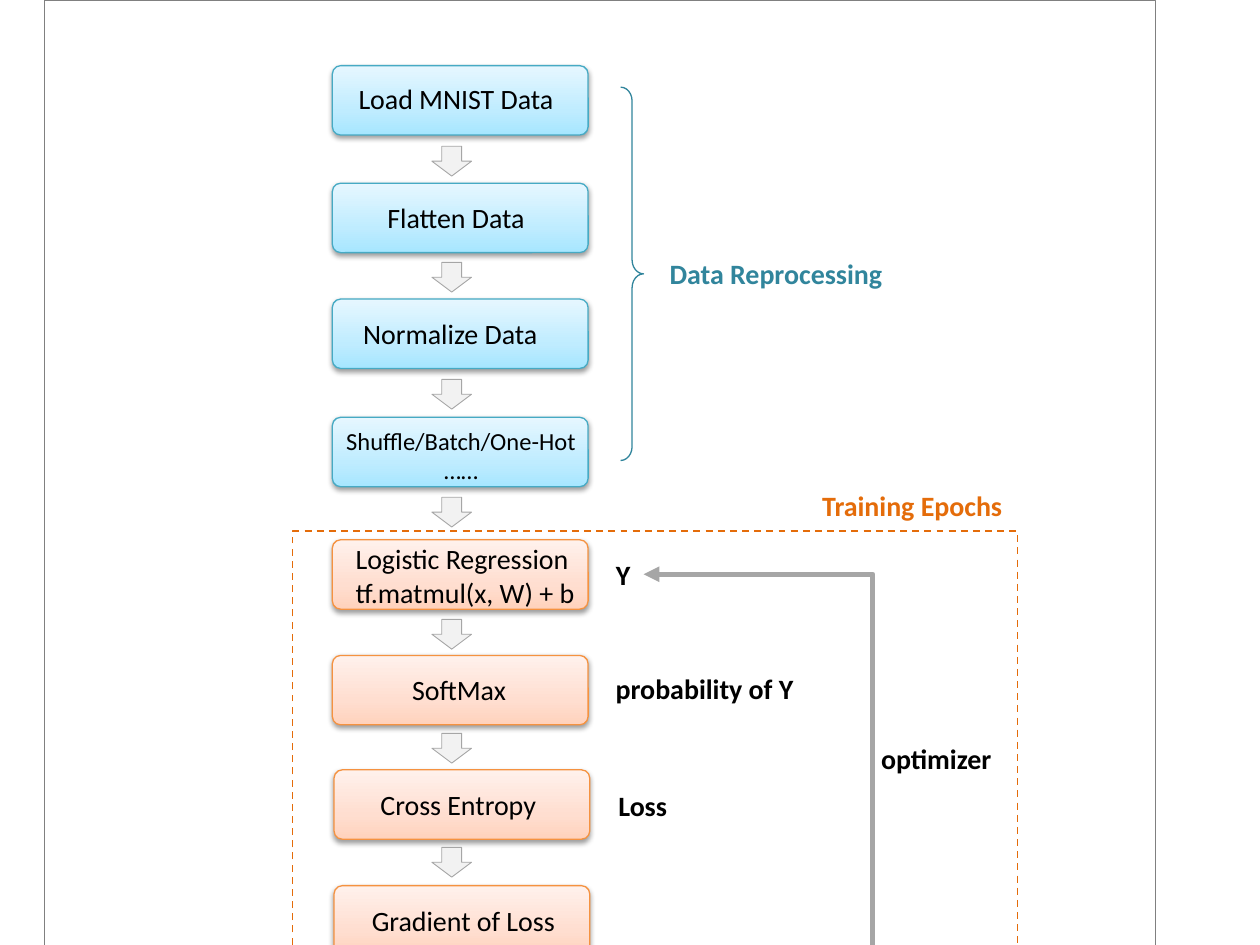
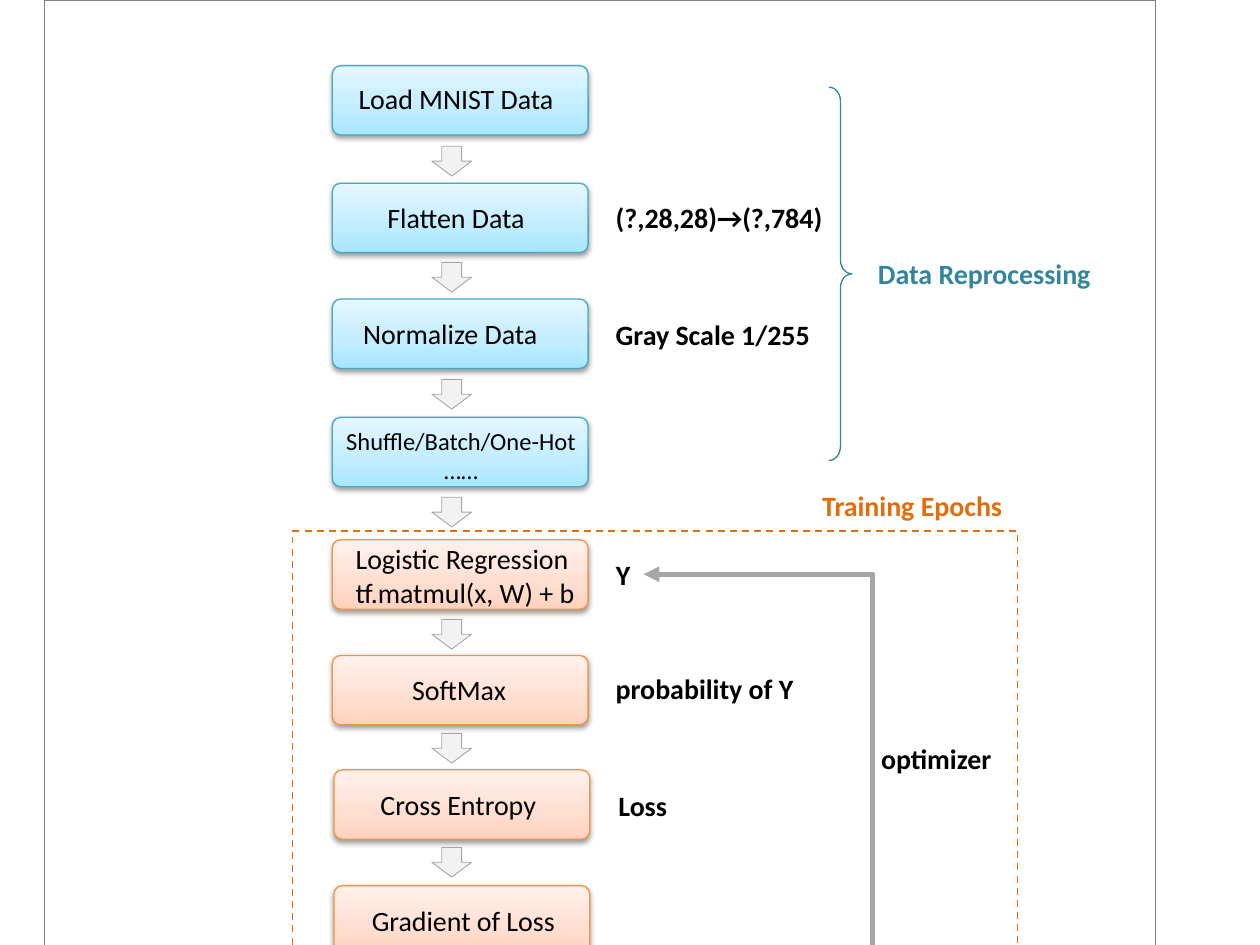
Before and after one commit to zhamppx97/TensorFlow.NET-Tutorials, a slide deck: slide 19 of ppt/tf.reduce_mean.pptx. Drawn at 1260x945 pixels with LibreOffice and Linux fonts; fonts in the diff are those of the drawing. Boxes give left, top, right and bottom in pixels: in the first picture for what was removed or moved away, otherwise in the second. Text is boxed around its words. In the diff, an @@ line names an element or a change of style, - is before the commit and + after.

```diff
--- a/ppt/tf.reduce_mean.pptx
+++ b/ppt/tf.reduce_mean.pptx
@@ right brace: place and size @@
-right brace at <box>621,87,644,460</box>
+right brace at <box>829,87,852,460</box>
@@ text added at <box>616,207,823,232</box>, 16 pt, text #000000, bold @@
+(?,28,28)→(?,784)
@@ text "Data Reprocessing": place and size @@
-text "Data Reprocessing" at <box>670,264,882,289</box>
+text "Data Reprocessing" at <box>878,264,1091,289</box>
@@ text added at <box>616,325,810,350</box>, 16 pt, text #000000, bold @@
+Gray Scale 1/255
```
Also in this commit, not shown: 11 other files.
